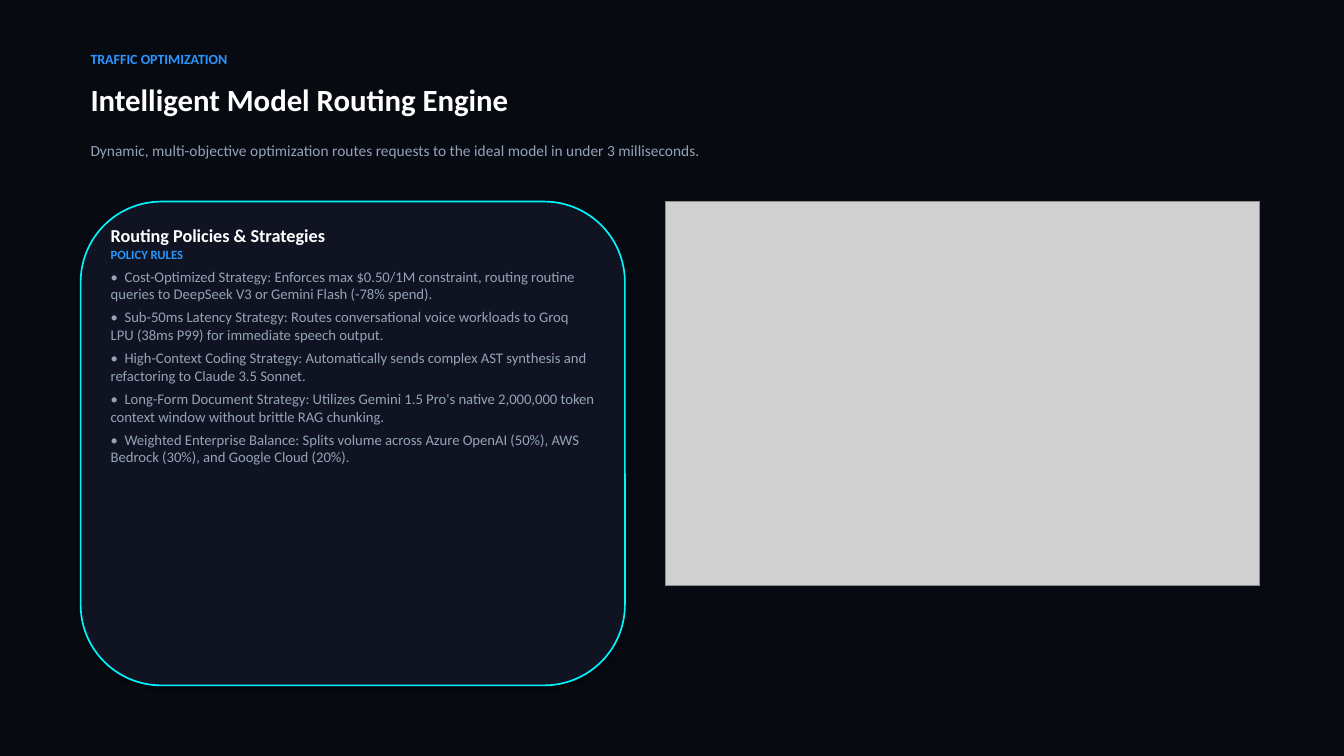
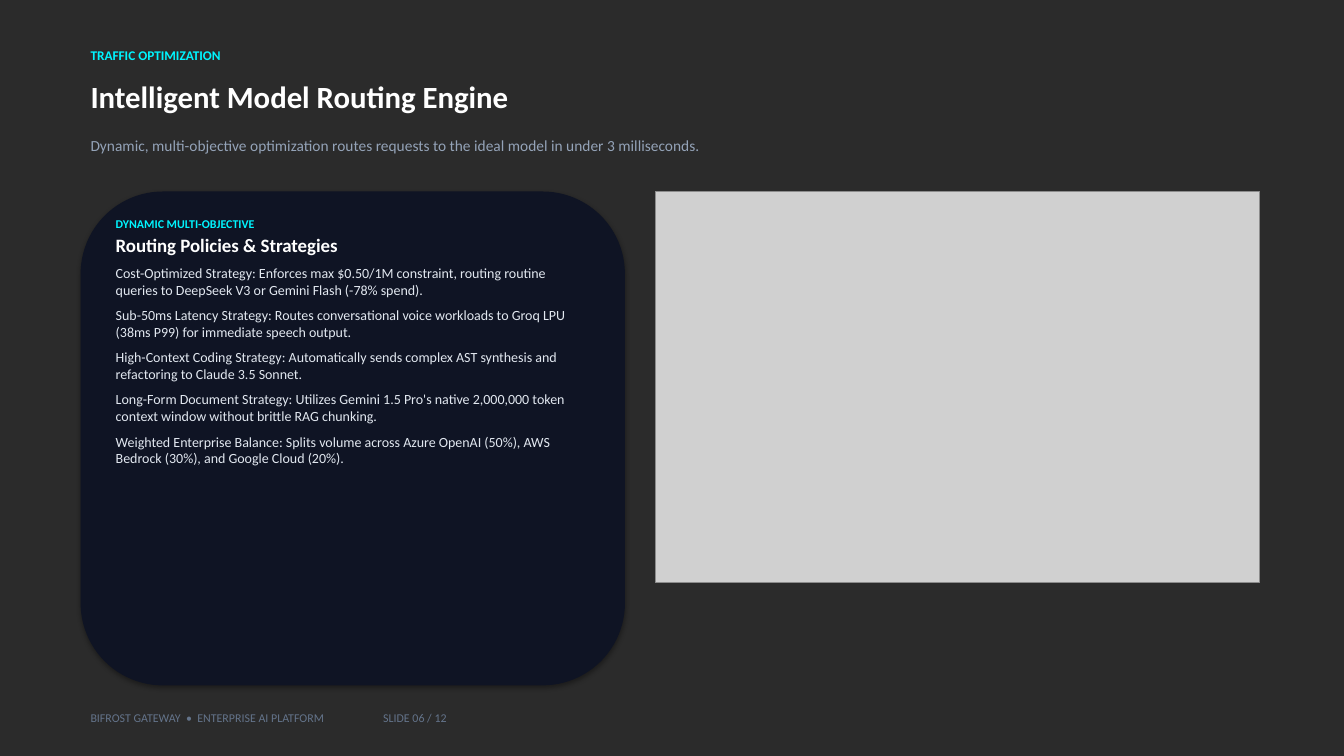
Before and after one commit to Ranjeet7680/BIFROST-GATEWAY, a slide deck: slide 6 of Bifrost_Gateway_Enterprise_Pitch.pptx. Drawn at 1344x756 pixels with LibreOffice and Linux fonts; fonts in the diff are those of the drawing; grey boxes stand for pictures; background and template pictures are left out; a plain dark background stands for a picture behind light text. Boxes give left, top, right and bottom in pixels: in the first picture for what was removed or moved away, otherwise in the second. Text is boxed around its words. In the diff, an @@ line names an element or a change of style, - is before the commit and + after.

Commit message:
feat(presentation): add cinematic keynote background, remove card lines/borders, and polish layout for PPTX and PDF decks

```diff
--- a/Bifrost_Gateway_Enterprise_Pitch.pptx
+++ b/Bifrost_Gateway_Enterprise_Pitch.pptx
@@ background #FFFFFF to picture (left out) @@
@@ rectangle removed at bbox=[0, 0, 1344, 756] @@
@@ text "TRAFFIC OPTIMIZATION" at bbox=[91, 51, 220, 60]: size 10 to 9.5 pt, text colour #2997FF to #00F5FF @@
@@ text "Dynamic, multi-objective optimization routes requests ...": place and size @@
-text "Dynamic, multi-objective optimization routes requests ..." at bbox=[91, 145, 699, 159]
+text "Dynamic, multi-objective optimization routes requests ..." at bbox=[91, 140, 699, 154]
@@ rounded rectangle: place and size @@
-rounded rectangle at bbox=[81, 202, 625, 686]
+rounded rectangle at bbox=[81, 192, 625, 686]
@@ rounded rectangle at bbox=[81, 192, 625, 686]: fill #101422 to #0F1424; outline #00F5FF 1.2 pt to none @@
@@ picture: place and size @@
-picture at bbox=[665, 202, 1260, 586]
+picture at bbox=[655, 192, 1260, 583]
@@ text "DYNAMIC MULTI-OBJECTIVE": place and size @@
-text "DYNAMIC MULTI-OBJECTIVE" at bbox=[111, 229, 595, 465]
+text "DYNAMIC MULTI-OBJECTIVE" at bbox=[116, 220, 565, 466]
@@ text at bbox=[116, 220, 255, 228]: paragraph added @@
+DYNAMIC MULTI-OBJECTIVE
@@ text at bbox=[116, 238, 338, 256]: size 13 to 13.5 pt in "Routing Policies & Strategies"; more space between paragraphs @@
@@ text at bbox=[116, 268, 565, 466]: text changed; size 10.5 to 10 pt; text colour #94A3B8 to #E2E8F0 @@
-POLICY RULES
-• Cost-Optimized Strategy: Enforces max $0.50/1M constraint, routing routine queries to DeepSeek V3 or Gemini Flash (-78% spend).
-• Sub-50ms Latency Strategy: Routes conversational voice workloads to Groq LPU (38ms P99) for immediate speech output.
-• High-Context Coding Strategy: Automatically sends complex AST synthesis and refactoring to Claude 3.5 Sonnet.
-• Long-Form Document Strategy: Utilizes Gemini 1.5 Pro's native 2,000,000 token context window without brittle RAG chunking.
-• Weighted Enterprise Balance: Splits volume across Azure OpenAI (50%), AWS Bedrock (30%), and Google Cloud (20%).
+Cost-Optimized Strategy: Enforces max $0.50/1M constraint, routing routine queries to DeepSeek V3 or Gemini Flash (-78% spend).
+Sub-50ms Latency Strategy: Routes conversational voice workloads to Groq LPU (38ms P99) for immediate speech output.
+High-Context Coding Strategy: Automatically sends complex AST synthesis and refactoring to Claude 3.5 Sonnet.
+Long-Form Document Strategy: Utilizes Gemini 1.5 Pro's native 2,000,000 token context window without brittle RAG chunking.
+Weighted Enterprise Balance: Splits volume across Azure OpenAI (50%), AWS Bedrock (30%), and Google Cloud (20%).
@@ text added at bbox=[91, 714, 447, 722], 8.5 pt, text #64748B @@
+BIFROST GATEWAY • ENTERPRISE AI PLATFORM SLIDE 06 / 12
```
Also in this commit, not shown: 11 other slides changed, 6 other files.
